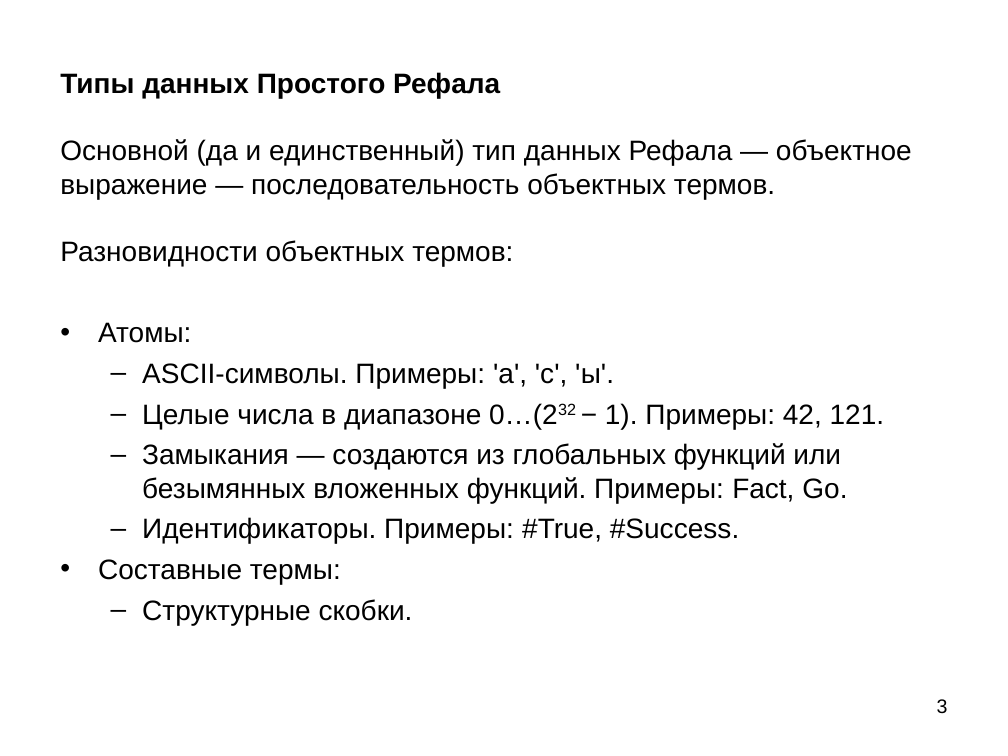
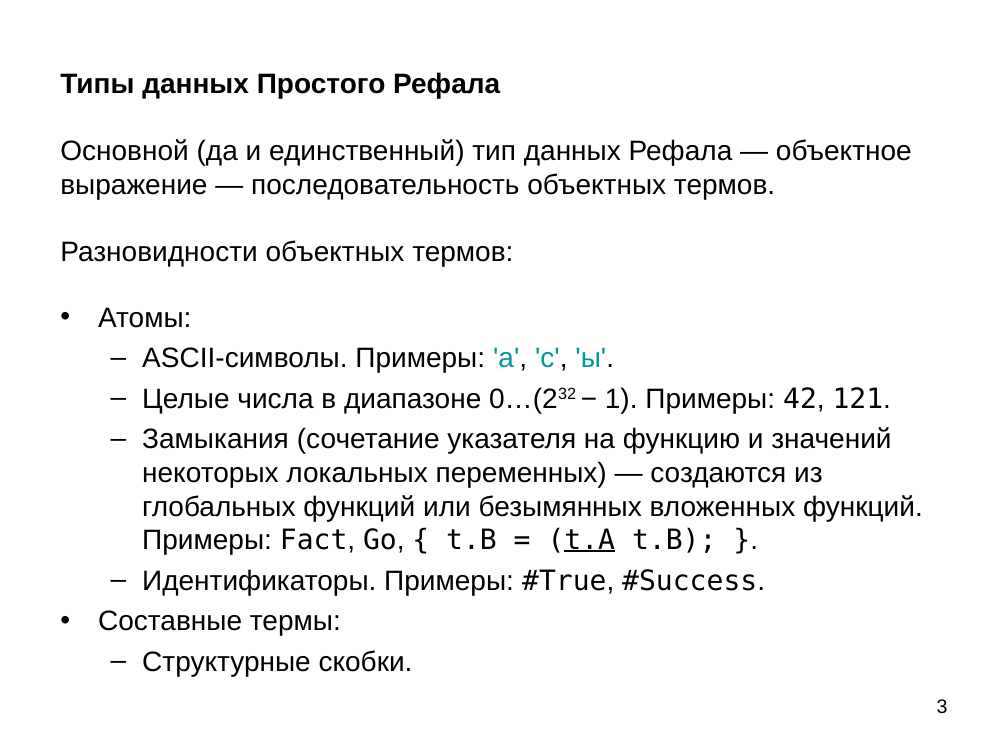
Before and after one commit to bmstu-iu9/refal-5-lambda, a slide deck: slide 3 of doc/Компилятор Простого Рефала.ppt. Drawn at 1008x756 pixels with LibreOffice and Linux fonts; fonts in the diff are those of the drawing. Boxes give left, top, right and bottom in pixels: in the first picture for what was removed or moved away, otherwise in the second. Text is boxed around its words. In the diff, an @@ line names an element or a change of style, - is before the commit and + after.

```diff
--- a/doc/Компилятор Простого Рефала.ppt
+++ b/doc/Компилятор Простого Рефала.ppt
@@ text "Атомы:": place and size @@
-text "Атомы:" at (98, 322, 885, 625)
+text "Атомы:" at (98, 307, 923, 676)
@@ text "Атомы:" at (98, 307, 923, 676): vertical alignment middle to top @@
@@ text at (142, 347, 891, 595): text colour #000000 to #009999 in "'a', 'c', 'ы'."; font Arial to DejaVu Sans Mono in "42, 121.", "#True, #Success." @@
@@ text at (142, 427, 923, 554): text changed @@
-  – Замыкания — создаются из глобальных функций или безымянных вложенных функций. Примеры: Fact, Go.
+  – Замыкания (сочетание указателя на функцию и значений некоторых локальных переменных) — создаются из глобальных функций или безымянных вложенных функций. Примеры: Fact, Go, { t.B = (t.A t.B); }.
```
Also in this commit, not shown: 9 other slides changed, 3 slides added, 5 slides removed, 4 other files.
